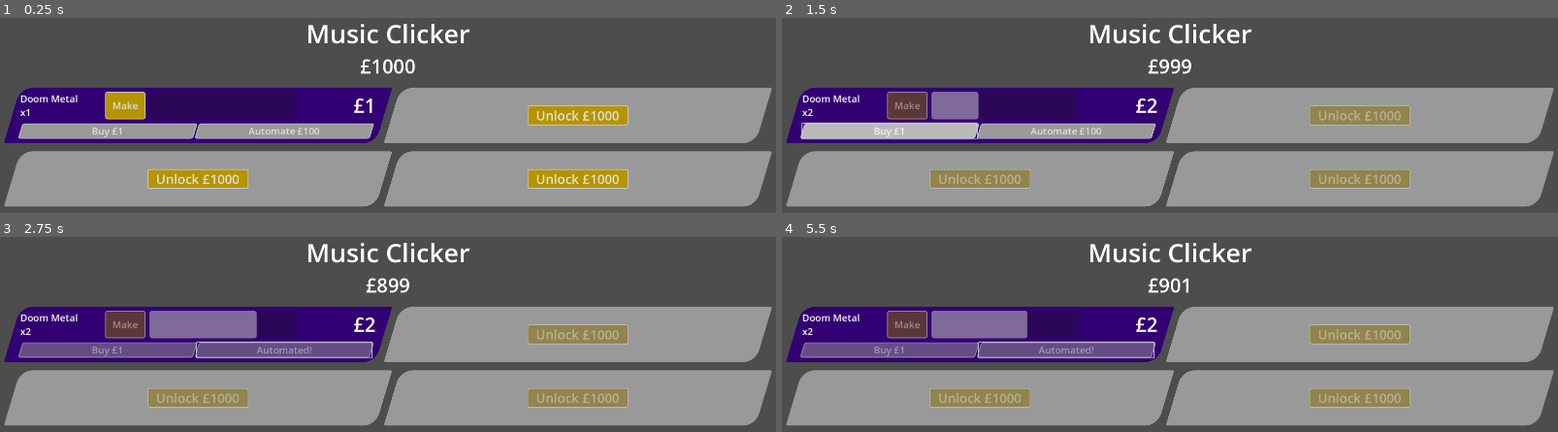
Above: before the commit, frames 1-4 (two rows, left to right).
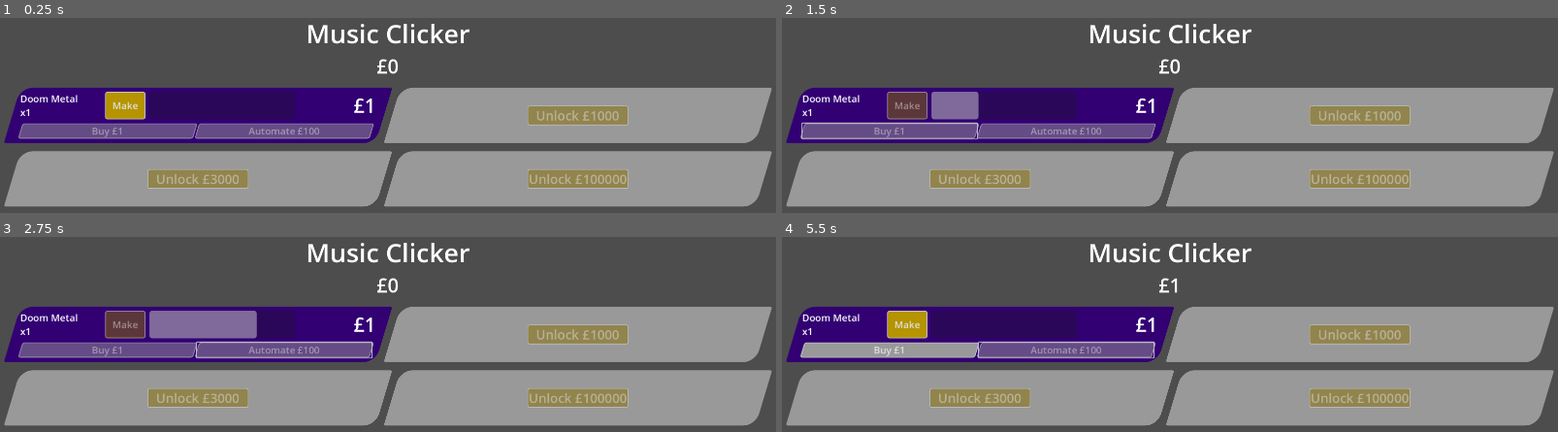
Above: after the commit, the same moments.

Repository: phrasmotica/music-clicker
Game: Godot game, scene res://game.tscn
The game is run twice, just before and just after one commit, with the same random seed, the same clock (stepped at 60 frames per second) and the same inputs.
Inputs (mouse positions are in pixels of both pictures, inside the frame that each line leads up to):
- Up to frame 1 (0.25 s): no input
- Up to frame 2 (1.5 s): click "Make" at 0.5 s; click (890, 131) at 1.25 s, where only the run before the commit has a clickable "Buy £1"
- Up to frame 3 (2.75 s): click (287, 350) at 2 s, where only the run before the commit has a clickable "Automate £100"
- Up to frame 4 (5.5 s): tap Enter at 2.75 s; move the mouse to (1340, 422) at 2.77 s; hold D 2.78-3.5 s; hold Shift 2.78-3.5 s; click (1340, 422) at 2.92 s; drag from (outside the picture) to (outside the picture) at 3.52 s; tap Space at 4.25 s; move the mouse to (1247, 348) at 4.27 s; hold D 4.28-5 s; tap Z at 4.35 s; drag from (outside the picture) to (937, 379) at 5.02 s

The runs differ from the first frame. In frame 1, 7.5% of the frame differs, in the area x 2-81%, y 20-88%; in frame 2, 4.0%; in frame 3, 0.7%; in frame 4, 5.0%.

Commit message:
Implement per-product unlock costs

Diff:
--- a/game.tscn
+++ b/game.tscn
@@ -14,7 +14,6 @@
 script = ExtResource("1_vef74")
 
 [node name="ScoreManager" parent="." node_paths=PackedStringArray("game_ui") instance=ExtResource("1_2j3m2")]
-starting_score = 1000
 game_ui = NodePath("../GameUI")
 
 [node name="ProductRouter" type="Node" parent="." node_paths=PackedStringArray("score_manager")]
--- a/resources/product_progressive_rock.tres
+++ b/resources/product_progressive_rock.tres
@@ -15,5 +15,6 @@
 })
 base_time_seconds = 15.0
 cost_curve = 2
+unlock_cost = 100000
 automate_cost = 500
 colour = Color(0.419608, 0.192157, 0, 1)
--- a/resources/product_space_ambient.tres
+++ b/resources/product_space_ambient.tres
@@ -15,5 +15,6 @@
 })
 base_time_seconds = 9.0
 cost_curve = 0
+unlock_cost = 3000
 automate_cost = 300
 colour = Color(0, 0.341176, 0.831373, 1)
--- a/scenes/product_meter.tscn
+++ b/scenes/product_meter.tscn
@@ -156,7 +156,8 @@
 focus_mode = 0
 mouse_default_cursor_shape = 2
 theme_type_variation = &"ProductMeterUnlockButton"
-text = "Unlock £1000"
+disabled = true
+text = "Unlock £0"
 
 [connection signal="pressed" from="MarginContainer/UnlockedModeContainer/ProductionControls/MakeButton" to="UIUpdater" method="_on_make_button_pressed"]
 [connection signal="pressed" from="MarginContainer/UnlockedModeContainer/UpgradeButtons/BuyButton" to="UIUpdater" method="_on_buy_button_pressed"]
--- a/scripts/product.gd
+++ b/scripts/product.gd
@@ -24,6 +24,13 @@
 @export
 var cost_curve: CurveType
 
+@export_range(1000, 100_000)
+var unlock_cost: int = 1000:
+    set(value):
+        unlock_cost = value
+
+        emit_changed()
+
 @export_range(100, 5000)
 var automate_cost: int = 100:
     set(value):
--- a/scripts/product_meter.gd
+++ b/scripts/product_meter.gd
@@ -125,8 +125,7 @@
 	return product.automate_cost if product else 0
 
 func get_unlock_cost() -> int:
-	# HIGH: implement a per-product unlock cost
-	return 1000
+	return product.unlock_cost if product else 0
 
 func is_locked() -> bool:
 	return mode == MeterMode.LOCKED
--- a/scripts/product_meter_ui_updater.gd
+++ b/scripts/product_meter_ui_updater.gd
@@ -117,6 +117,7 @@
 		automate_button.disabled = not _can_automate()
 
 	if unlock_button:
+		unlock_button.text = _get_unlock_text()
 		unlock_button.disabled = not _can_unlock()
 
 func update_score(score: int) -> void:
@@ -147,6 +148,9 @@
 
 func _get_automate_text() -> String:
 	return "Automated!" if meter.is_automated() else "Automate £%d" % meter.get_automate_cost()
+
+func _get_unlock_text() -> String:
+	return "Unlock £%d" % meter.get_unlock_cost()
 
 func _can_make() -> bool:
 	return meter.product != null and meter.is_unlocked() and not _is_making
